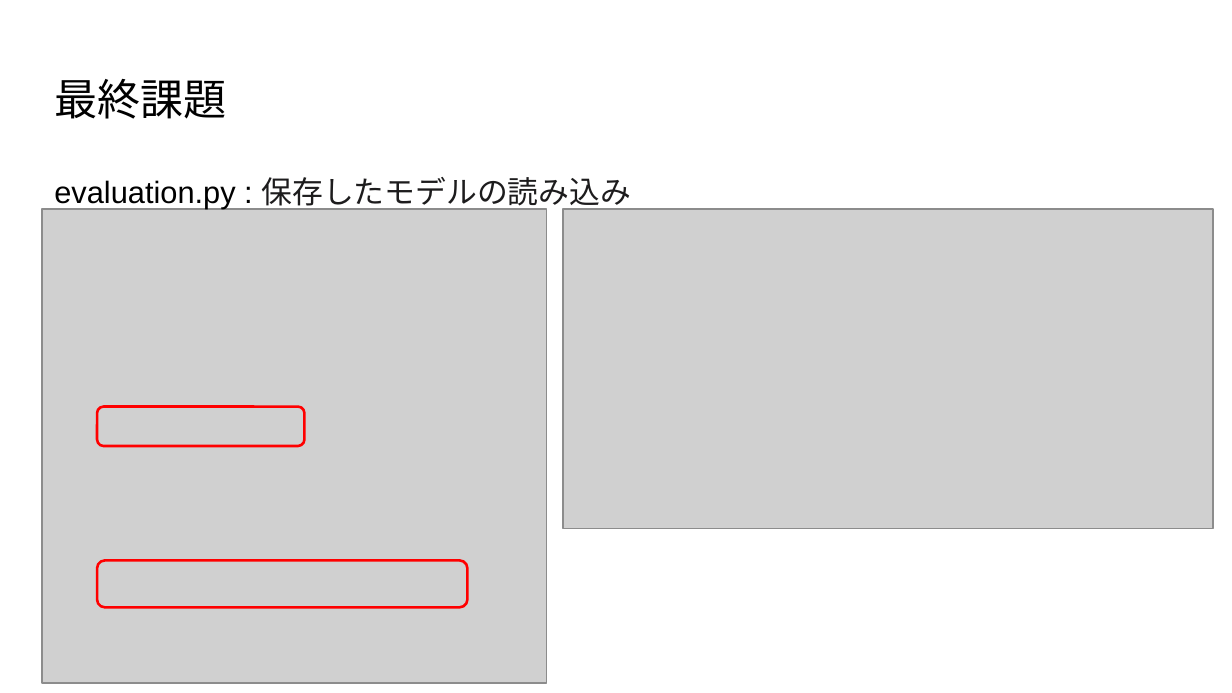
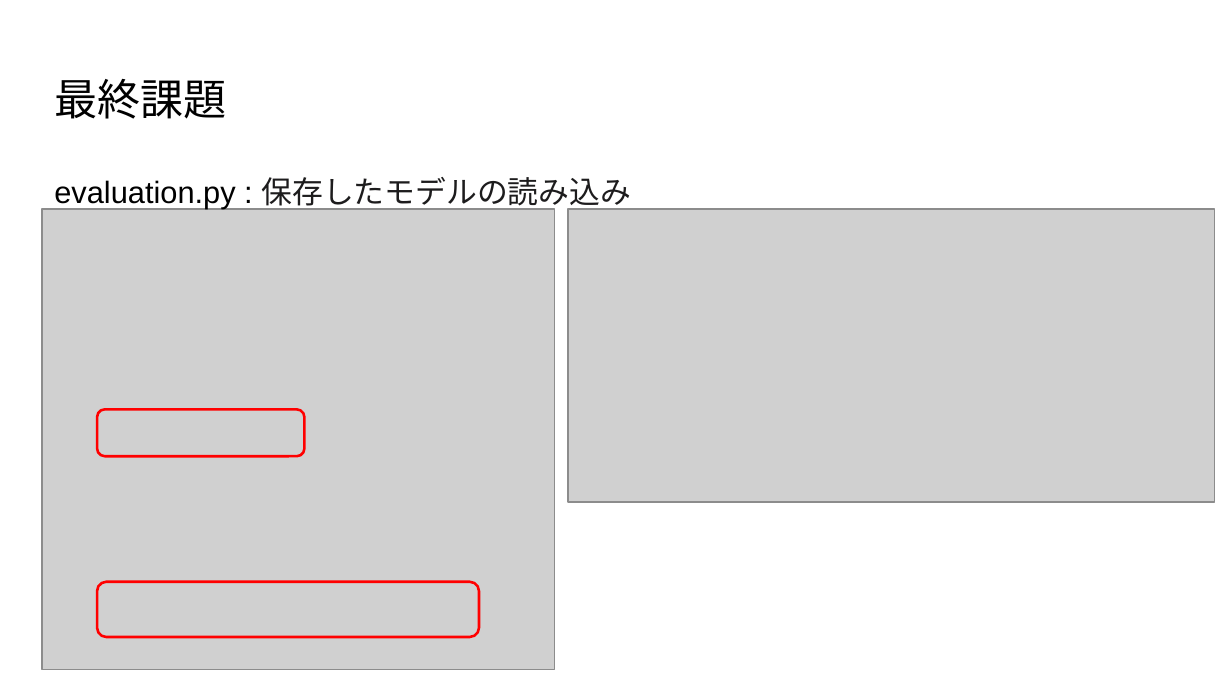
Before and after one commit to shun74/pytorch-training, a slide deck: slide 17 of slides/08/PyTorch講座8.pptx. Drawn at 1232x693 pixels with LibreOffice and Linux fonts; fonts in the diff are those of the drawing; grey boxes stand for pictures. Boxes give left, top, right and bottom in pixels: in the first picture for what was removed or moved away, otherwise in the second. Text is boxed around its words. In the diff, an @@ line names an element or a change of style, - is before the commit and + after.

Commit message:
fix slides

```diff
--- a/slides/08/PyTorch講座8.pptx
+++ b/slides/08/PyTorch講座8.pptx
@@ picture: place and size @@
-picture at bbox=[42, 209, 546, 684]
+picture at bbox=[42, 209, 554, 670]
@@ picture: place and size @@
-picture at bbox=[563, 209, 1214, 529]
+picture at bbox=[568, 209, 1215, 503]
@@ rounded rectangle: place and size @@
-rounded rectangle at bbox=[97, 407, 304, 446]
+rounded rectangle at bbox=[97, 409, 304, 456]
@@ rounded rectangle: place and size @@
-rounded rectangle at bbox=[97, 561, 468, 607]
+rounded rectangle at bbox=[97, 582, 479, 637]
```
Also in this commit, not shown: 3 other slides changed, 1 other file.
